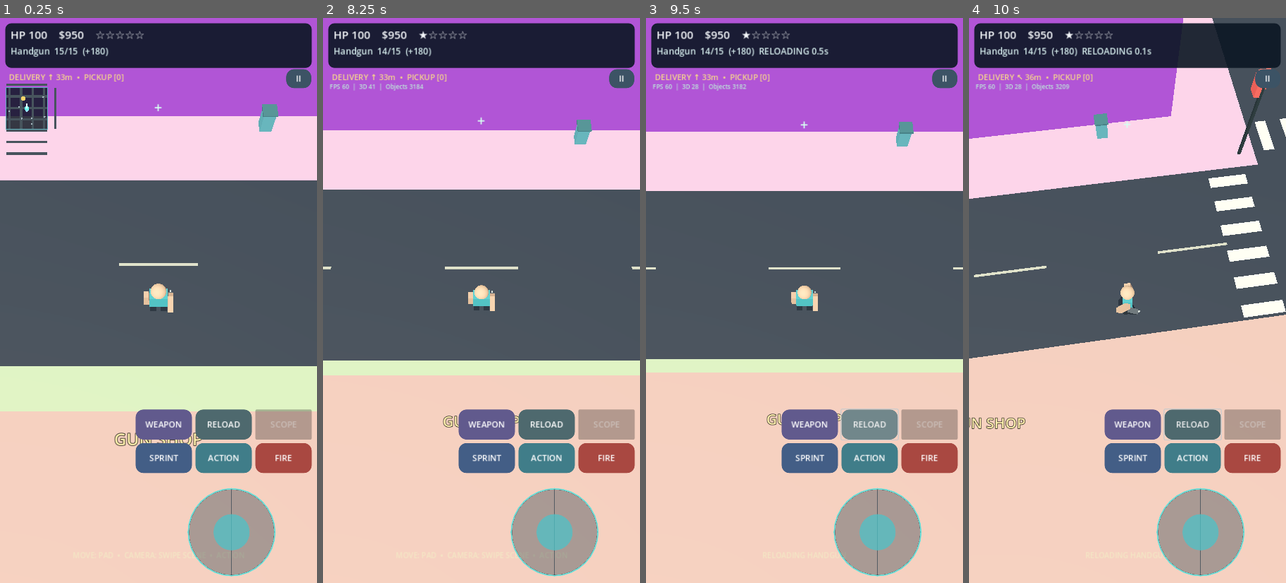
Above: before the commit, frames 1-4 (left to right).
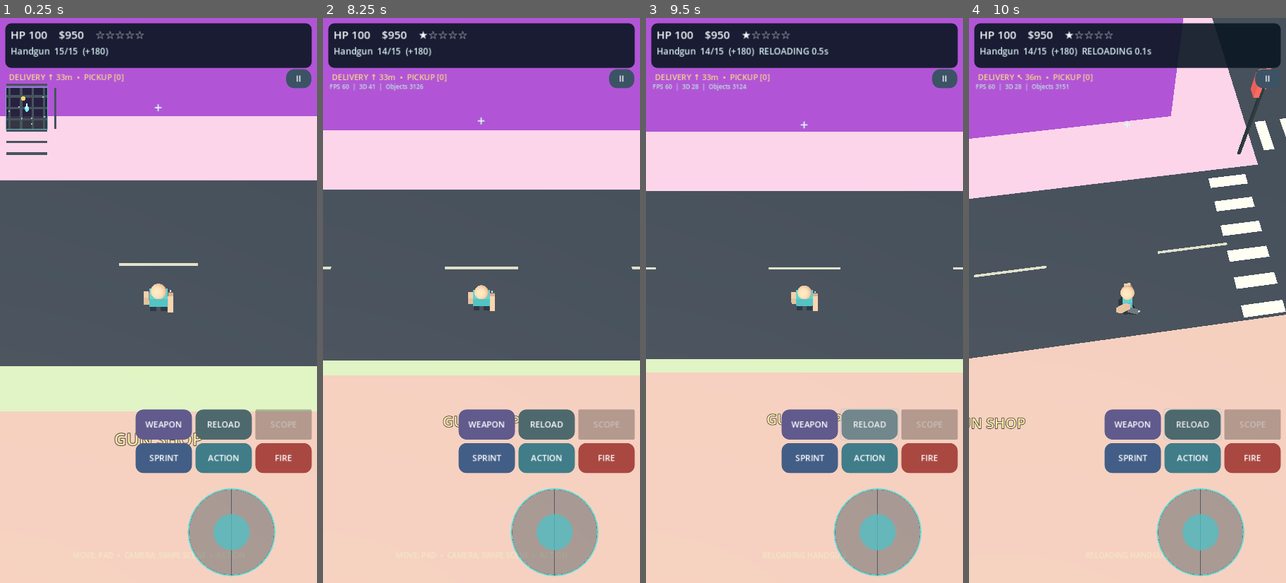
Above: after the commit, the same moments.

Repository: shejklgaia-png/Gt_a_like_game
Game: Godot game, scene res://scenes/main.tscn
The game is run twice, just before and just after one commit, with the same random seed, the same clock (stepped at 60 frames per second) and the same inputs.
Inputs (mouse positions are in pixels of both pictures, inside the frame that each line leads up to):
- Up to frame 1 (0.25 s): no input
- Up to frame 2 (8.25 s): click "FIRE" at 0.5 s; click "ACTION" at 1.25 s; click "SPRINT" at 2 s; click "SPRINT ON" at 2.75 s; click "WEAPON" at 3.5 s; click "II" at 4.25 s; click "CAMERA DISTANCE" at 5 s; click "CAMERA DISTANCE 18m" at 5.75 s; click "SHOW / HIDE MINIMAP" at 6.5 s; click "SHOW / HIDE FPS" at 7.25 s; click "RESUME GAME" at 8 s
- Up to frame 3 (9.5 s): click "RELOAD" at 8.75 s
- Up to frame 4 (10 s): move the mouse to (1197, 272) at 9.52 s; hold D from 9.53 s (still down); hold Shift from 9.53 s (still down); click (1197, 272) at 9.67 s

The runs differ from the first frame. In frame 1, 0.2% of the frame differs, in the area x 81-88%, y 15-21%; in frame 2, 0.2%; in frame 3, 0.2%; in frame 4, 0.2%.

Commit message:
Relocate props to mid-block side facades, clear of zebra-crossing approaches, and align bench backs to walls

Diff:
--- a/scripts/urban_assets.gd
+++ b/scripts/urban_assets.gd
@@ -1,8 +1,8 @@
 extends RefCounted
 const Shapes = preload("res://scripts/shape_factory.gd")
 
-## Street props occupy building-front furnishing pockets, not pedestrian or crossing lanes.
-## Pavement lanes run 6.35 m from each road center, i.e. 11.65 m from a lot center.
+## Street props occupy the side facades, near the middle of a block and away from crossings.
+## Pedestrian sidewalk centerlines run 11.65 m from each lot center on either axis.
 const SIDEWALK_LANE_DISTANCE := 11.65
 const ACTOR_CLEARANCE := 0.85
 
@@ -22,26 +22,26 @@
 		for side in [-1, 1]:
 			var facing: float = float(side)
 			var kind := (building_index * 3 + (1 if side > 0 else 0)) % 4
-			var lateral := (-5.4 if side < 0 else 5.4)
-			var width_radius := 1.10 if kind == 1 else (0.35 if kind == 2 else 0.40)
-			if kind == 0:
-				width_radius = 0.25
-			var x := center.x + clampf(lateral, -half_width + width_radius + 0.45, half_width - width_radius - 0.45)
-			var z := center.z + facing * (half_depth + 0.72)
-			# The pedestrian lane must remain free for the full collision footprint.
+			var length_radius := 1.10 if kind == 1 else (0.35 if kind == 2 else 0.40)
+			var along_facade := clampf(-5.4 if side < 0 else 5.4, -half_depth + length_radius + 0.45, half_depth - length_radius - 0.45)
+			var x := center.x + facing * (half_width + 0.72)
+			var z := center.z + along_facade
+			# On this side facade, the sidewalk runs parallel to Z.
+			# Include the entire bench width and walking-lane lateral offsets.
 			var footprint_depth := 0.44 if kind == 1 else (0.38 if kind == 2 else 0.34)
-			var lane_clearance := SIDEWALK_LANE_DISTANCE - (half_depth + 0.72) - footprint_depth
+			var lane_clearance := SIDEWALK_LANE_DISTANCE - (half_width + 0.72) - footprint_depth
 			if lane_clearance < ACTOR_CLEARANCE:
 				continue
 			var anchor := Node3D.new()
-			anchor.name = "Prop_%02d_%s" % [building_index, "Back" if side > 0 else "Front"]
+			anchor.name = "Prop_%02d_%s" % [building_index, "Right" if side > 0 else "Left"]
 			anchor.position = Vector3(x, 0.05, z)
-			# Bench backrest faces the building, not into the crosswalk.
-			anchor.rotation.y = PI if side > 0 else 0.0
+			# Bench backrest faces the building wall; the long seat follows the facade.
+			anchor.rotation.y = -facing * PI * 0.5
 			anchor.set_meta("lot", String(block["id"]))
 			anchor.set_meta("kind", kind)
 			anchor.set_meta("pedestrian_lane_clearance", lane_clearance)
 			anchor.set_meta("building_frontage", true)
+			anchor.set_meta("side", side)
 			decor.add_child(anchor)
 			match kind:
 				0: make_tree(anchor, Vector3.ZERO, rng)
